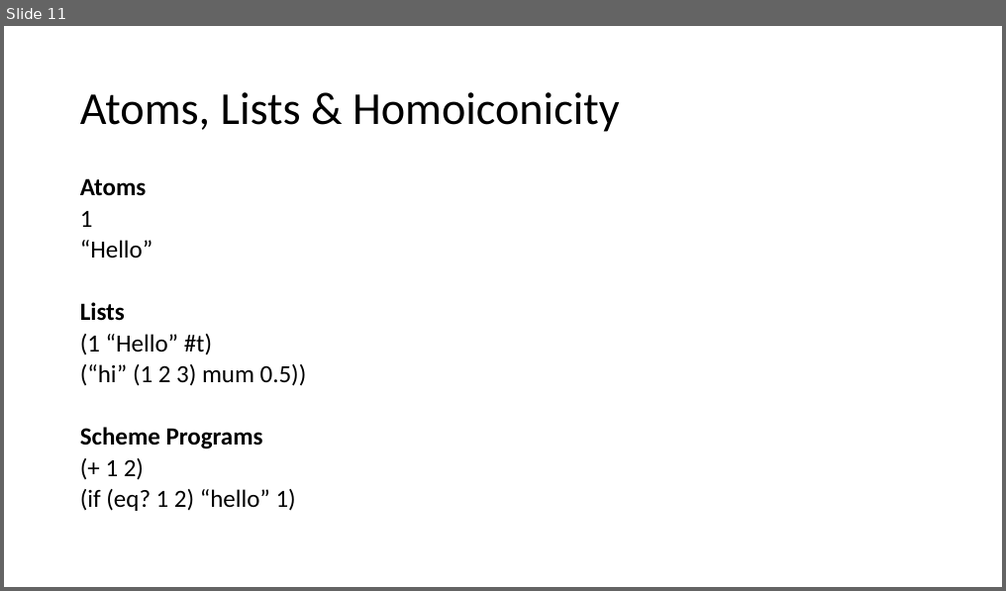
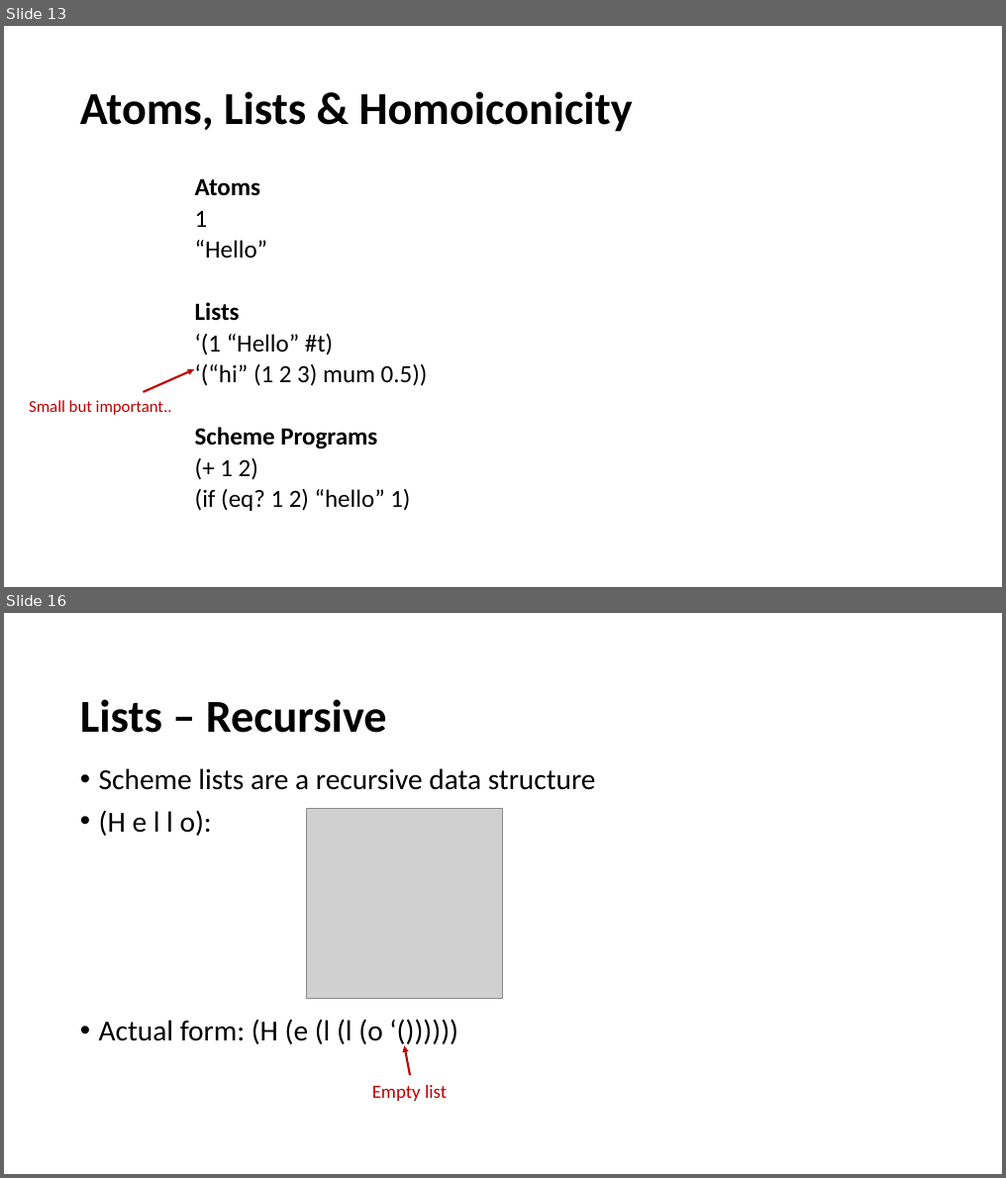
Before and after one commit to LeedsCodeDojo/TryScheme, a slide deck: Scheme Intro.pptx. Shown one above the other, each under a label of ours: slide 11 before the commit, slides 13 and 16 after it; the slides between them are not shown. The pictures are 1006x591 and 1006x1178 pixels, drawn with LibreOffice and Linux fonts; fonts in the diff are those of the drawing; grey boxes stand for pictures. Boxes give left, top, right and bottom in pixels: in the first picture for what was removed or moved away, otherwise in the second. Text is boxed around its words. In the diff, an @@ line names an element or a change of style, - is before the commit and + after.

```diff
--- a/Scheme Intro.pptx
+++ b/Scheme Intro.pptx
@@ slide 16 added at (4,613,1002,1174), background #FFFFFF @@
@@ title added at (80,699,387,733), 44 pt, text #000000, bold @@
+Lists – Recursive
@@ text added at (99,768,596,1045), 28 pt, text #000000 @@
+• Scheme lists are a recursive data structure
+• (H e l l o):
+• Actual form: (H (e (l (l (o ‘())))))
@@ picture added at (307,808,503,999) @@
@@ arrow added from (410, 1075) to (405, 1047), #C00000 2 pt @@
@@ text added at (372,1085,447,1101), 18 pt, text #C00000 @@
+Empty list
@@ what was slide 11 is now slide 13 @@
@@ slide 13 changed as well @@
@@ title "Atoms, Lists & Homoiconicity" at (80,91,633,132): bold on @@
@@ text "Atoms": place and size @@
-text "Atoms" at (80,178,307,511)
+text "Atoms" at (195,178,428,511)
@@ text at (195,334,428,386): text changed @@
-(1 “Hello” #t)
-(“hi” (1 2 3) mum 0.5))
+‘(1 “Hello” #t)
+‘(“hi” (1 2 3) mum 0.5))
@@ arrow added from (144, 392) to (194, 370), #C00000 2 pt @@
@@ text added at (29,400,172,415), 16 pt, text #C00000 @@
+Small but important..
```
Also in this commit, not shown: 13 other slides changed, 5 other slides added.
